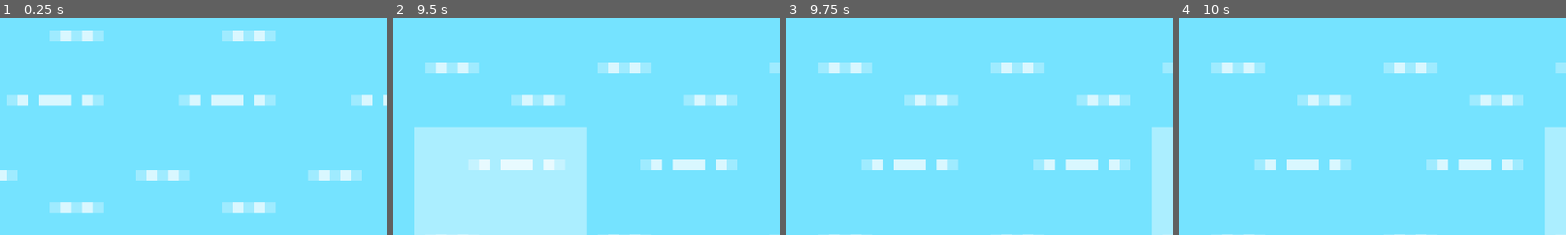
Above: before the commit, frames 1-4 (left to right).
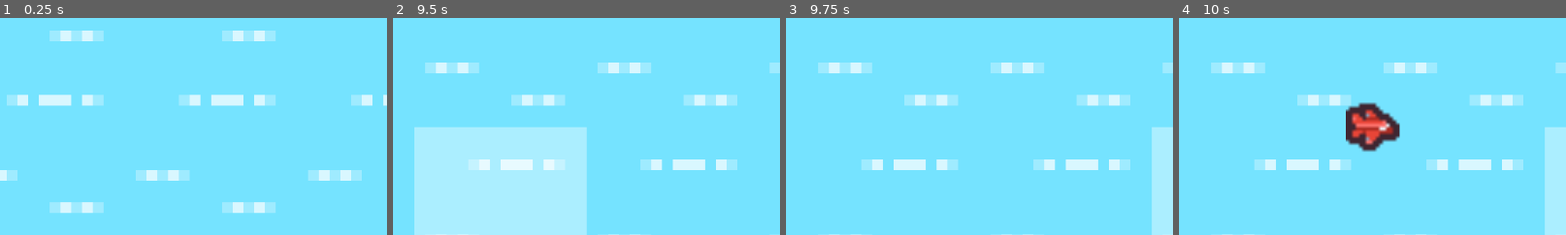
Above: after the commit, the same moments.

Repository: koljapluemer/vocab-city
Game: Godot game, scene res://scenes/Game.tscn
Same seed, same stepped clock (60 frames per second), same inputs: the game is played once before the commit and once after it.
Inputs (mouse positions are % of the whole screen's width and height, from its top left):
- Up to frame 1 (0.25 s): no input
- Up to frame 2 (9.5 s): click "Practice" at 0.5 s; click "Answer A" at 1.25 s; click "Answer B" at 2 s; click "Practice" at 2.75 s; click "Practice" at 3.5 s; click "Answer A" at 4.25 s; click "Answer B" at 5 s; click "Answer A" at 5.75 s; click "Answer B" at 6.5 s; click "x" at 7.25 s; tap Enter at 8 s; move the mouse to (72, 45) at 8.02 s; click (72, 45) at 8.1 s; tap Space at 8.75 s; drag from (30, 55) to (17, 30) at 8.77 s
- Up to frame 3 (9.75 s): tap Enter at 9.5 s; move the mouse to (60, 28) at 9.52 s; click (60, 28) at 9.6 s
- Up to frame 4 (10 s): no input
The pictures show only the part of the screen within x 12-62%, y 0-50%; the shares and areas given below are measured in that part.

Frames 1-3 are identical in both runs. In frame 4, 2.4% of the frame differs, in the area x 43-58%, y 38-62%.
Error in both runs: Modulo by zero error in operator '%'. (res://scripts/PracticeInterface.gd:43)

Commit message:
move plane generator to Grid.gd

Diff:
--- a/scripts/Cell.gd
+++ b/scripts/Cell.gd
@@ -3,7 +3,6 @@
 
 static var prefabCell = load("res://scenes/prefabs/Cell.tscn")
 static var prefabMapText = load("res://scenes/prefabs/Text.tscn")
-static var planePrefab = load("res://scenes/prefabs/Plane.tscn")
 
 static var textureEmpty = load("res://assets/Kenney_Tiles/tile_0000.png")
 static var textureEmptyActive = load("res://assets/Kenney_Tiles/tile_0002.png")
@@ -155,6 +154,3 @@
 func add_connection(_cell):
 	print("adding connection")
 	connections.append(_cell)
-	var plane = planePrefab.instantiate()
-	node.add_child(plane)
-	plane.flyTo(Vector2(0,0), node.to_local(_cell.node.position))
--- a/scripts/Grid.gd
+++ b/scripts/Grid.gd
@@ -1,5 +1,7 @@
 class_name Grid
 extends Node
+
+static var planePrefab = load("res://scenes/prefabs/Plane.tscn")
 
 # Setup
 
@@ -38,6 +40,16 @@
 	if timer > 10:
 		timer = 0
 		print("10 seconds have passed")
+		var plane = planePrefab.instantiate()
+		add_child(plane)
+		# pick a random connection
+		if connections.size() > 0:
+			var connection = connections[randi() % connections.size()]
+			var _cell = grid[connection[0]]
+			# fly to the other cell
+			var home_pos = Vector2(0,0)
+			var target_pos =  _cell.node.to_local(grid[connection[1]].node.position)
+			plane.flyTo(home_pos, target_pos)
 
 
 # Grid Helper Functions
--- a/scripts/Plane.gd
+++ b/scripts/Plane.gd
@@ -18,7 +18,7 @@
 	position = position.lerp(currentDestination, t)
 	# if basically at destination
 	if position.distance_to(currentDestination) < 1.0:
-		switchTarget()
+		queue_free()
 
 func flyTo(start, destination):
 	position = start
@@ -27,13 +27,3 @@
 	targetPosition = destination
 	homePosition = start
 	rotation = (destination - start).angle()
-
-func switchTarget():
-	t = 0.0
-	# toggle destination
-	if currentDestination == targetPosition:
-		currentDestination = homePosition
-		rotation = (homePosition - targetPosition).angle()
-	else:
-		currentDestination = targetPosition
-		rotation = (targetPosition - homePosition).angle()
